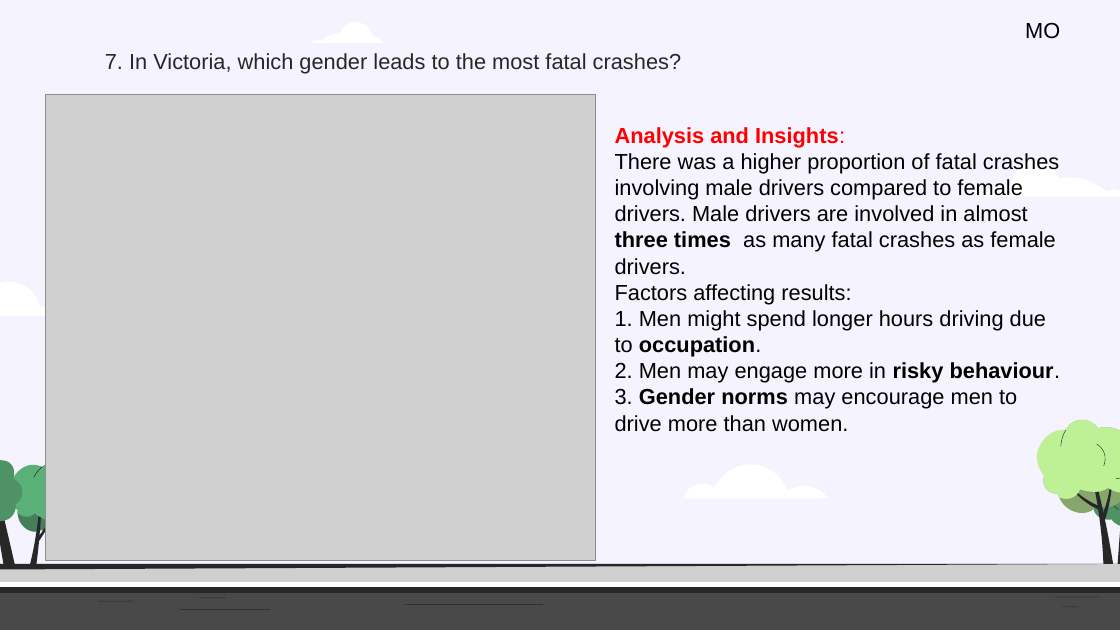
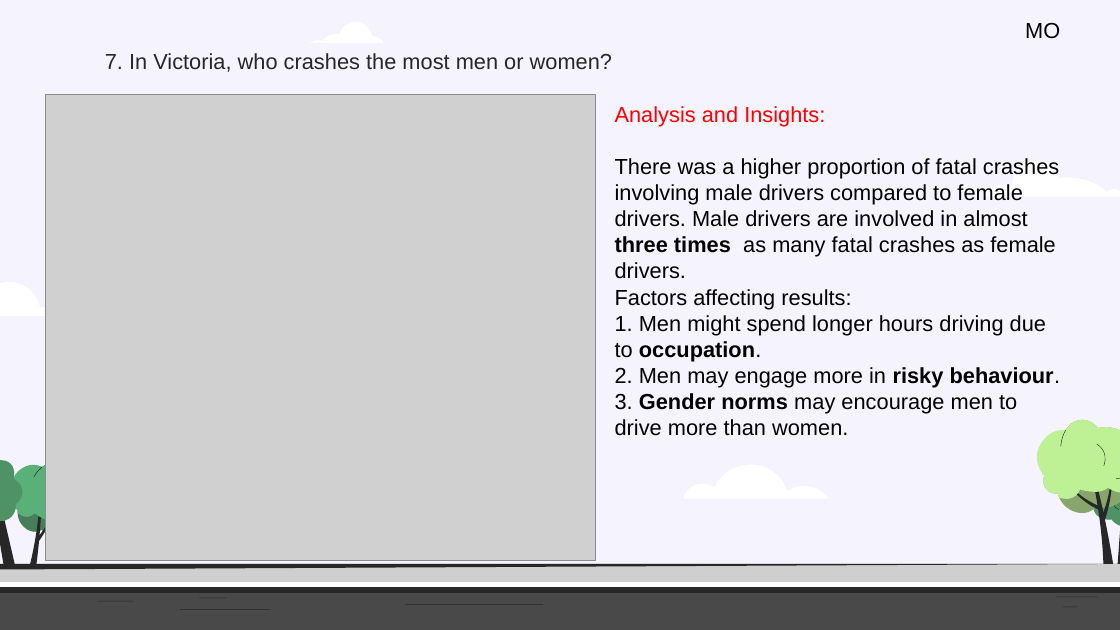
Before and after one commit to Kapedes/project-1-group-2, a slide deck: slide 11 of Insights and analysis of Crash Statistics in Australia.pptx. Drawn at 1120x630 pixels with LibreOffice and Linux fonts; fonts in the diff are those of the drawing; grey boxes stand for pictures. Boxes give left, top, right and bottom in pixels: in the first picture for what was removed or moved away, otherwise in the second. Text is boxed around its words. In the diff, an @@ line names an element or a change of style, - is before the commit and + after.

```diff
--- a/Insights and analysis of Crash Statistics in Australia.pptx
+++ b/Insights and analysis of Crash Statistics in Australia.pptx
@@ subtitle at box(105, 53, 612, 72): text changed @@
-7. In Victoria, which gender leads to the most fatal crashes?
+7. In Victoria, who crashes the most men or women?
@@ text "Analysis and Insights:": place and size @@
-text "Analysis and Insights:" at box(615, 127, 1061, 432)
+text "Analysis and Insights:" at box(615, 106, 1061, 436)
@@ text at box(615, 106, 825, 126): bold off in "Analysis and Insights:" @@
```
Also in this commit, not shown: 11 other slides changed, 1 other file.
